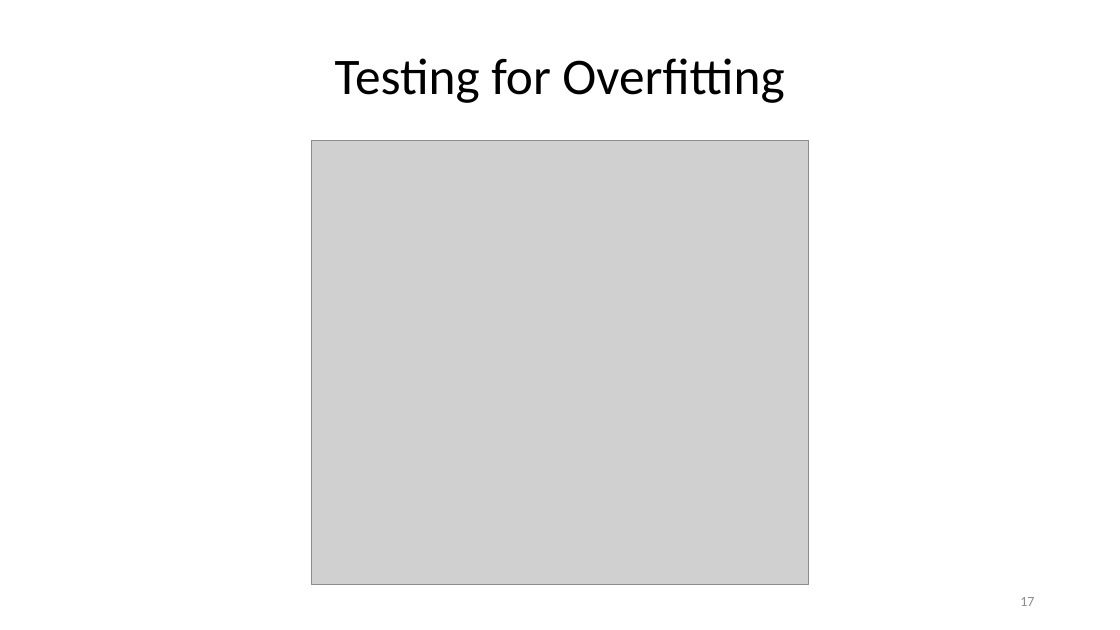
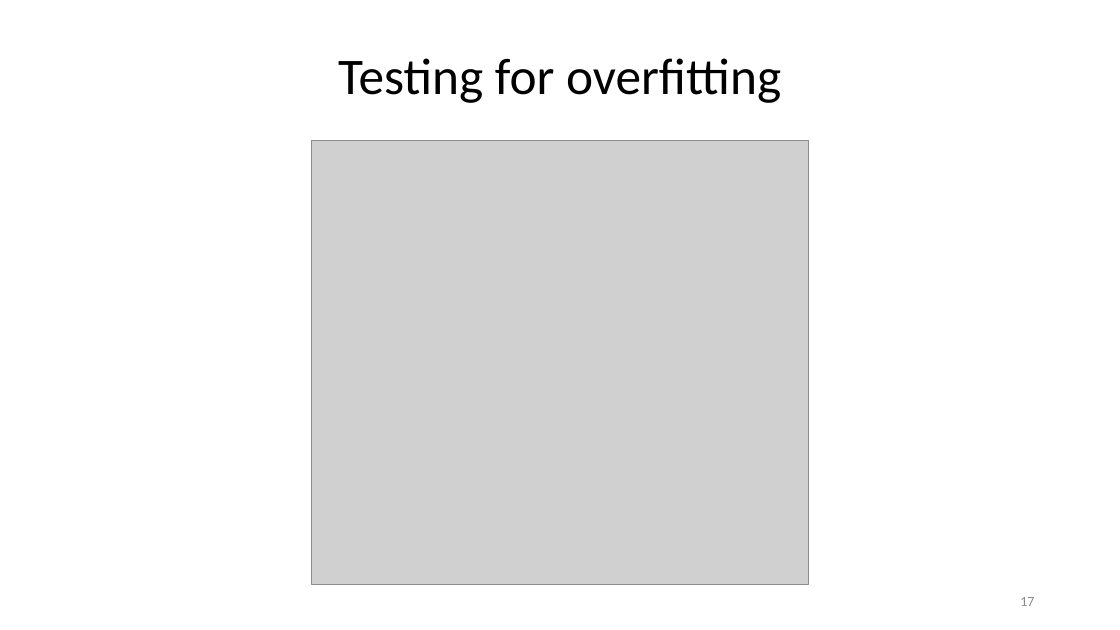
Before and after one commit to paulhager/ProteinPrediction1, a slide deck: slide 17 of BLOSUMscoresComparedToSingleSNAPscores.pptx. Drawn at 1120x630 pixels with LibreOffice and Linux fonts; fonts in the diff are those of the drawing; grey boxes stand for pictures; background and template pictures are left out. Boxes give left, top, right and bottom in pixels: in the first picture for what was removed or moved away, otherwise in the second. Text is boxed around its words. In the diff, an @@ line names an element or a change of style, - is before the commit and + after.

```diff
--- a/BLOSUMscoresComparedToSingleSNAPscores.pptx
+++ b/BLOSUMscoresComparedToSingleSNAPscores.pptx
@@ text at bbox=[338, 58, 781, 103]: text changed @@
-Testing for Overfitting
+Testing for overfitting
```
Also in this commit, not shown: 1 slide added, 2 other files.
